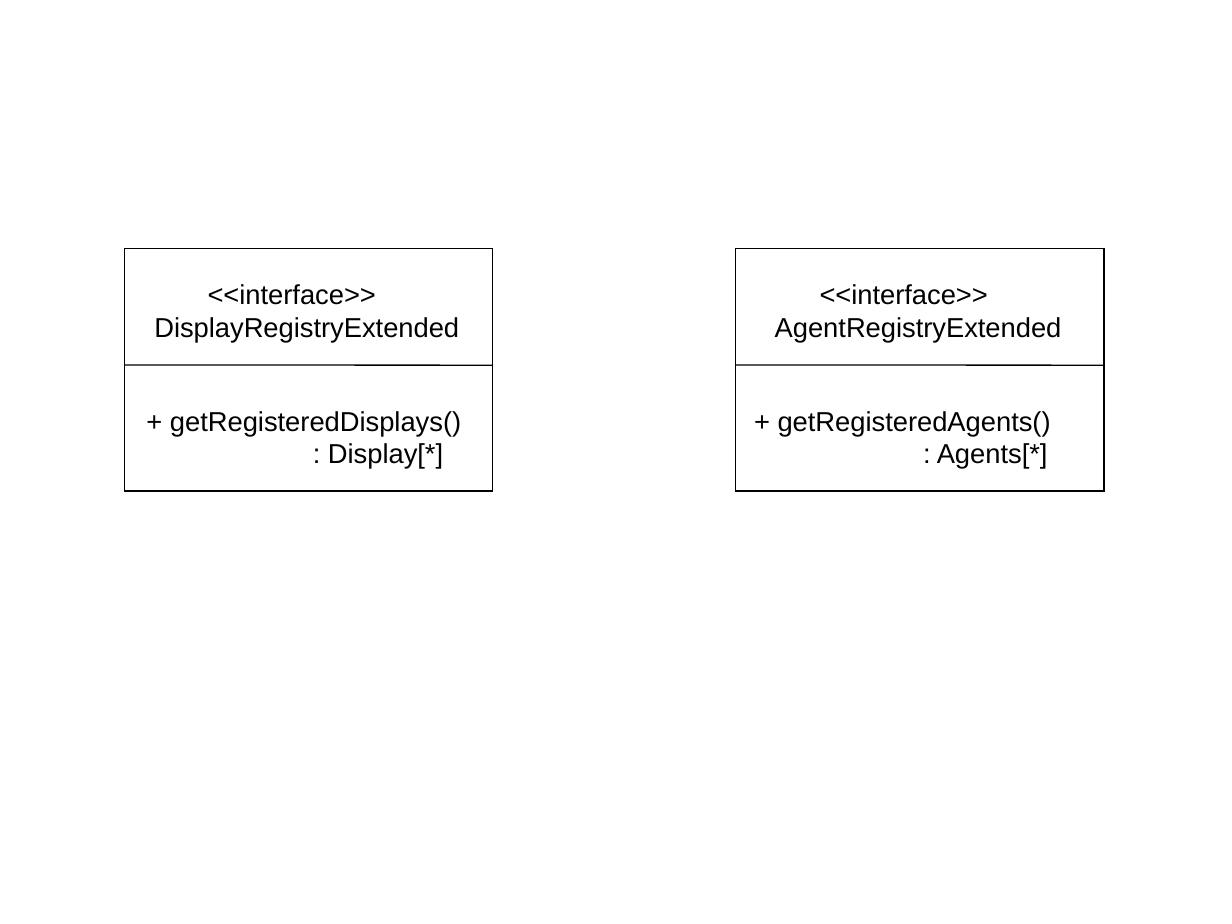
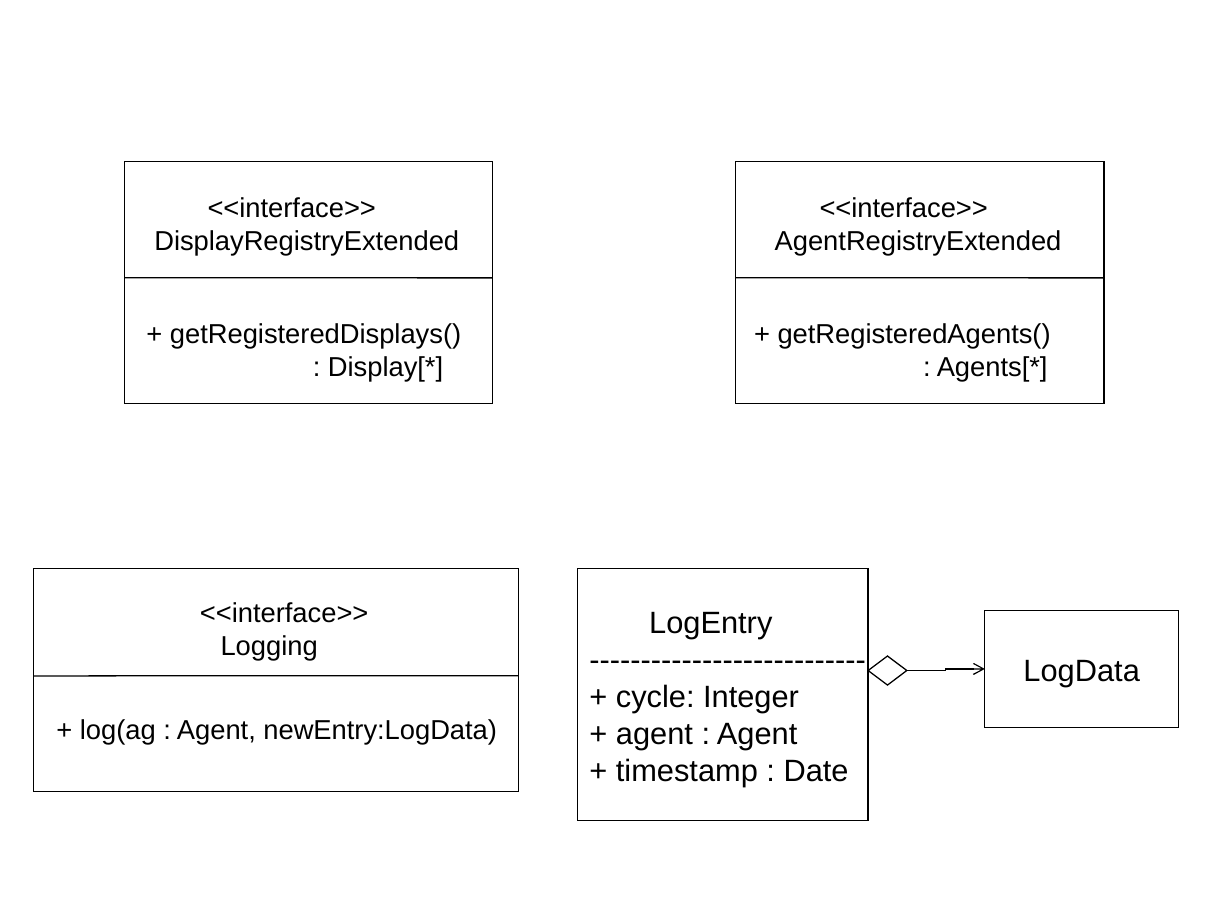
Before and after one commit to krishprince/rollerslam, a slide deck: slide 10 of docs/UML.ppt. Drawn at 1232x924 pixels with LibreOffice and Linux fonts; fonts in the diff are those of the drawing. Boxes give left, top, right and bottom in pixels: in the first picture for what was removed or moved away, otherwise in the second. Text is boxed around its words. In the diff, an @@ line names an element or a change of style, - is before the commit and + after.

```diff
--- a/docs/UML.ppt
+++ b/docs/UML.ppt
@@ 2 texts, 2 rectangles: place and size @@
-2 texts, 2 rectangles at (124,249,1104,492)
+2 texts, 2 rectangles at (124,161,1104,404)
@@ 2 texts, 2 lines: place and size @@
-2 texts, 2 lines at (124,284,1104,365)
+2 texts, 2 lines at (124,197,1104,278)
@@ rectangle added at (578,569,869,822), fill #FFFFFF, outline #000000 0.74 pt, 18 pt, text #000000 @@
+LogEntry
+---------------------------
++ cycle: Integer
++ agent : Agent
++ timestamp : Date
@@ rectangle added at (984,611,1178,727), fill #FFFFFF, outline #000000 0.74 pt, 18 pt, text #000000 @@
+LogData
@@ diamond added at (869,655,907,685), fill #FFFFFF, outline #000000 0.74 pt @@
@@ elbow arrow added from (907, 670) to (984, 669), #000000 0.74 pt @@
@@ group added at (33,569,519,792): 2 texts, 1 rectangle, 1 line @@
+<<interface>>
+Logging
++ log(ag : Agent, newEntry:LogData)
```
Also in this commit, not shown: 3 other slides changed.
